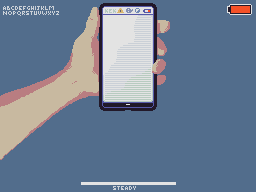
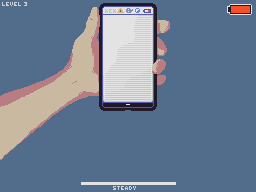
Before/after of a w=256, h=192 layered artwork. What changed in the layer stack:
added layer "Level 3" in group "PhoneScreen" over [2, 2, 27, 6]
hid "abc" over [3, 6, 59, 16]
